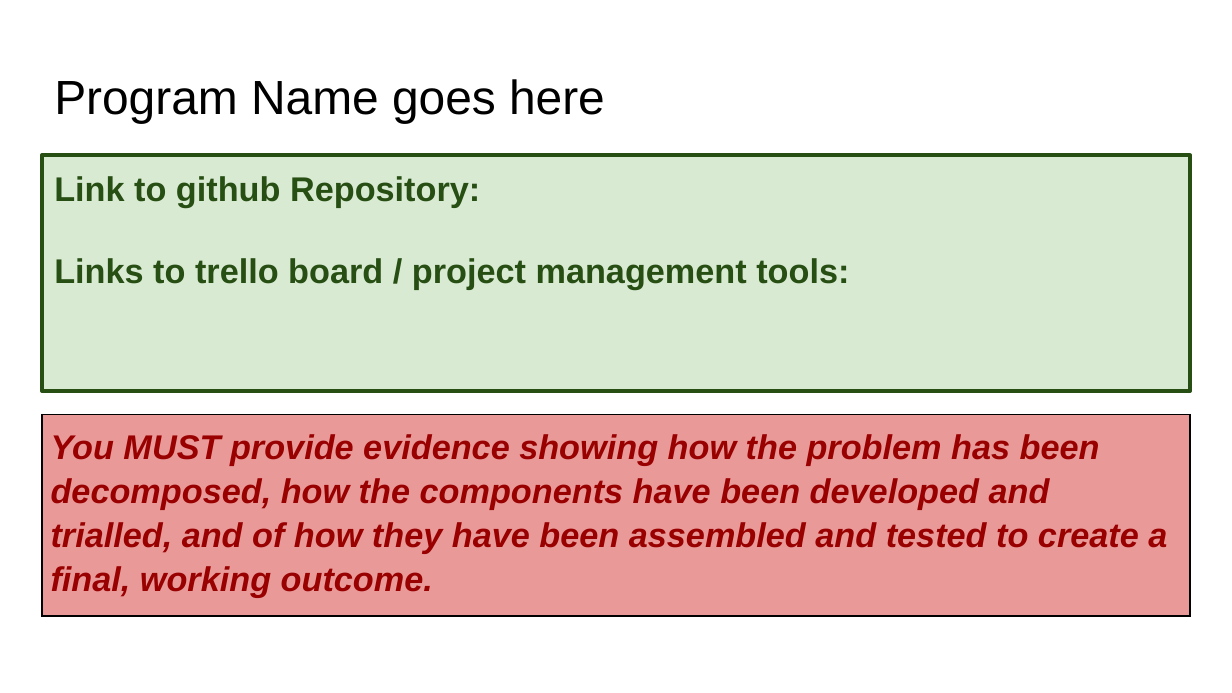
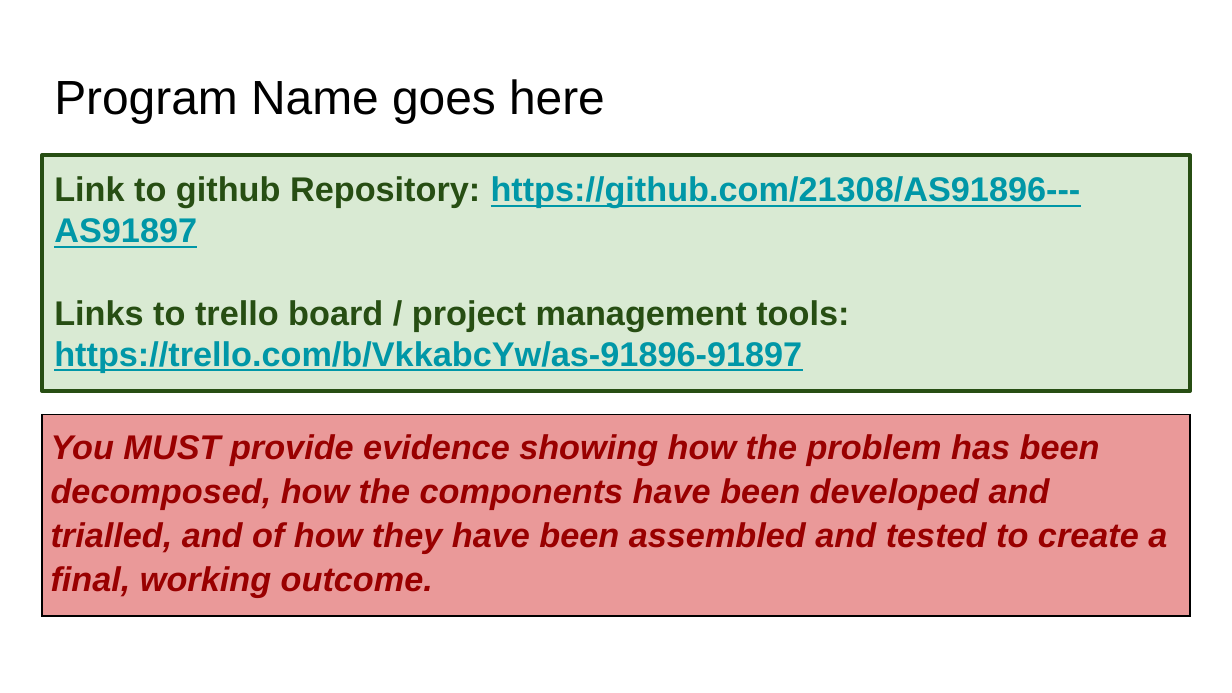
Before and after one commit to 21308/AS91896---AS91897, a slide deck: slide 1 of 000_91896 _ 91897 Documentation.pptx. Drawn at 1232x693 pixels with LibreOffice and Linux fonts; fonts in the diff are those of the drawing. Boxes give left, top, right and bottom in pixels: in the first picture for what was removed or moved away, otherwise in the second. Text is boxed around its words. In the diff, an @@ line names an element or a change of style, - is before the commit and + after.

```diff
--- a/000_91896 _ 91897 Documentation.pptx
+++ b/000_91896 _ 91897 Documentation.pptx
@@ text at (54, 176, 1081, 372): text changed; text colour #274E13 to #0097A7 @@
-Link to github Repository:
-Links to trello board / project management tools:
+Link to github Repository: https://github.com/21308/AS91896---AS91897
+Links to trello board / project management tools: https://trello.com/b/VkkabcYw/as-91896-91897
```
Also in this commit, not shown: 2 slides added, 1 slide removed, 2 other files.
